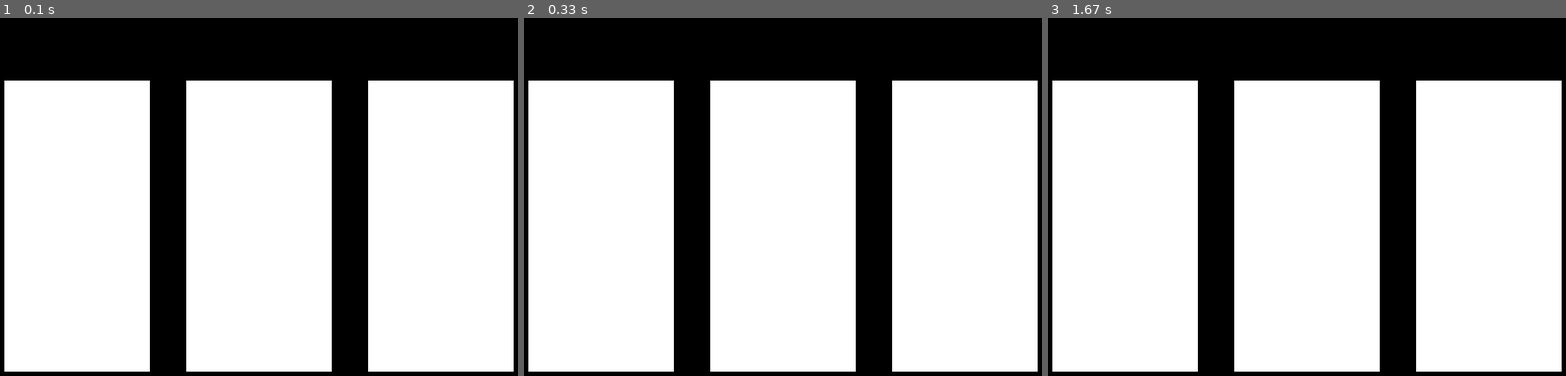
Above: before the commit, frames 1-3 (left to right).
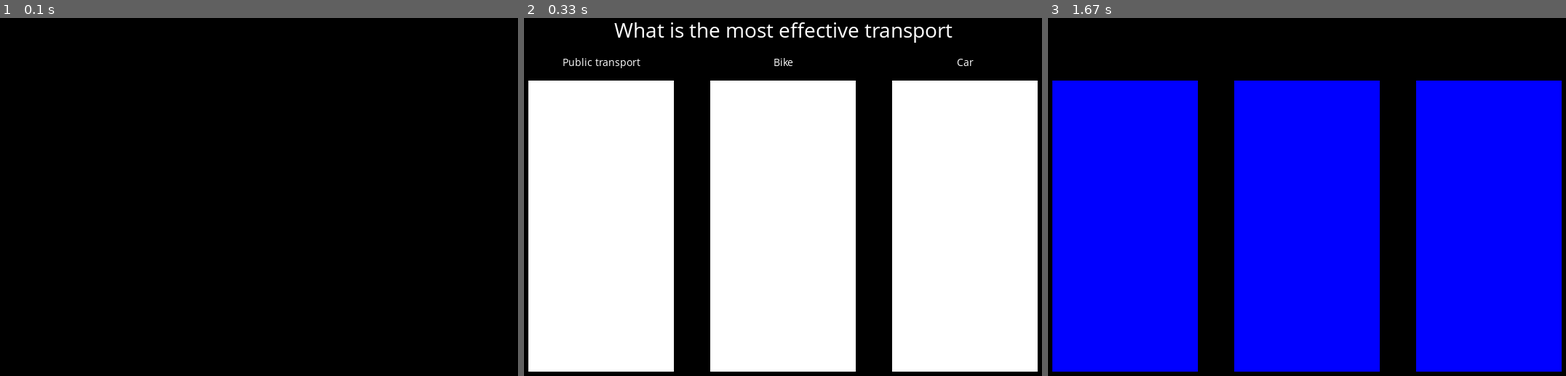
Above: after the commit, the same moments.

Repository: Maxx0758/Coding_everyday
Game: pygame game, started from Mystery door game - Blex - Kopi.py
Same seed, same stepped clock (60 frames per second), same inputs: the game is played once before the commit and once after it.
Inputs (mouse positions are in pixels of both pictures, inside the frame that each line leads up to):
- Up to frame 1 (0.1 s): no input
- Up to frame 2 (0.33 s): no input
- Up to frame 3 (1.67 s): click (1493, 214) at 0.43 s

The runs differ from the first frame. In frame 1, 69% of the frame differs, in the area x 0-100%, y 17-99%; in frame 2, 1.1%; in frame 3, 69%.

Commit message:
Update Mystery door game - Blex - Kopi.py

Diff:
--- a/Mystery door game - Blex - Kopi.py
+++ b/Mystery door game - Blex - Kopi.py
@@ -1,29 +1,47 @@
 from random import randint
 import math
-import pygame
+import pygame, sys
 from pygame.locals import *
 
 pygame.init()
 
+window = pygame.display.set_mode([800,600])
+
 running = True
 
-runde = 1
+runde = True
 
 White = (255, 255, 255)
 
 Blue = (0, 0, 255)
 
+pygame.font.init()
+
+clock = pygame.time.Clock()
+font = pygame.font.SysFont("comicsansms", 30)
+font2 = pygame.font.SysFont("comicsansms", 15)
+text = font.render("What is the most effective transport", True, (255, 255, 255))
+text2 = font2.render("Public transport", True, (255, 255, 255))
+text3 = font2.render("Bike", True, (255, 255, 255))
+text4 = font2.render("Car", True, (255, 255, 255))
 
 while(running):
     try:
         mousePos = pygame.mouse.get_pos()
         print(mousePos)
+        pygame.time.delay(100)
 
-        if runde == 1:
-
-            window = pygame.display.set_mode([800,600])
+        if runde == True:
 
             window.fill((0,0,0))
+
+            window.blit(text, (400 - text.get_width() // 2, 30 - text.get_height() // 2))
+            window.blit(text2, (150 - text2.get_width() // 2, 75 - text2.get_height() // 2))
+            window.blit(text3, (400 - text3.get_width() // 2, 75 - text3.get_height() // 2))
+            window.blit(text4, (650 - text4.get_width() // 2, 75 - text4.get_height() // 2))
+
+            pygame.display.flip()
+            clock.tick(60)
 
             door1 = pygame.draw.rect(window, White, Rect((50, 100),(200, 400)))
             print(door1)
@@ -42,21 +60,20 @@
                 elif event.type == pygame.MOUSEBUTTONDOWN and event.button == 1:
                     if door1.collidepoint(mousePos):
                         print("Forkert noob")
-                        andenRunde = 2
+                        running = False
                         break
                     elif door2.collidepoint(mousePos):
                         print("Forkert noob")
-                        andenRunde = 2
+                        running = False
                         break
                     elif door3.collidepoint(mousePos):
                         print("Når når du er pro")
-                        andenRunde = 2
+                        andenRunde = True
+                        runde = False
                         break
 
 
-        if andenRunde == 2:
-
-            window = pygame.display.set_mode([800,600])
+        if andenRunde == True:
 
             window.fill((0,0,0))
 
@@ -76,19 +93,20 @@
                     running = False
                 elif event.type == pygame.MOUSEBUTTONDOWN and event.button == 1:
                     if door1.collidepoint(mousePos):
-                        print("Forkert noob")
-                        tredjeRunde == 3
+                        print("Når når du er pro")
+                        tredjeRunde = True
+                        andenRunde = False
                         break
                     elif door2.collidepoint(mousePos):
                         print("Forkert noob")
-                        tredjeRunde == 3
+                        running = False
                         break
                     elif door3.collidepoint(mousePos):
-                        print("Når når du er pro")
-                        tredjeRunde == 3
+                        print("Forkert noob")
+                        running = False
                         break
 
-        if tredjeRunde == 3:
+        if tredjeRunde == True:
             break
 
     except Exception as e:
@@ -96,3 +114,4 @@
         print("Unknown error")
 
 print("\n Tak for spillet")
+pygame.QUIT()
